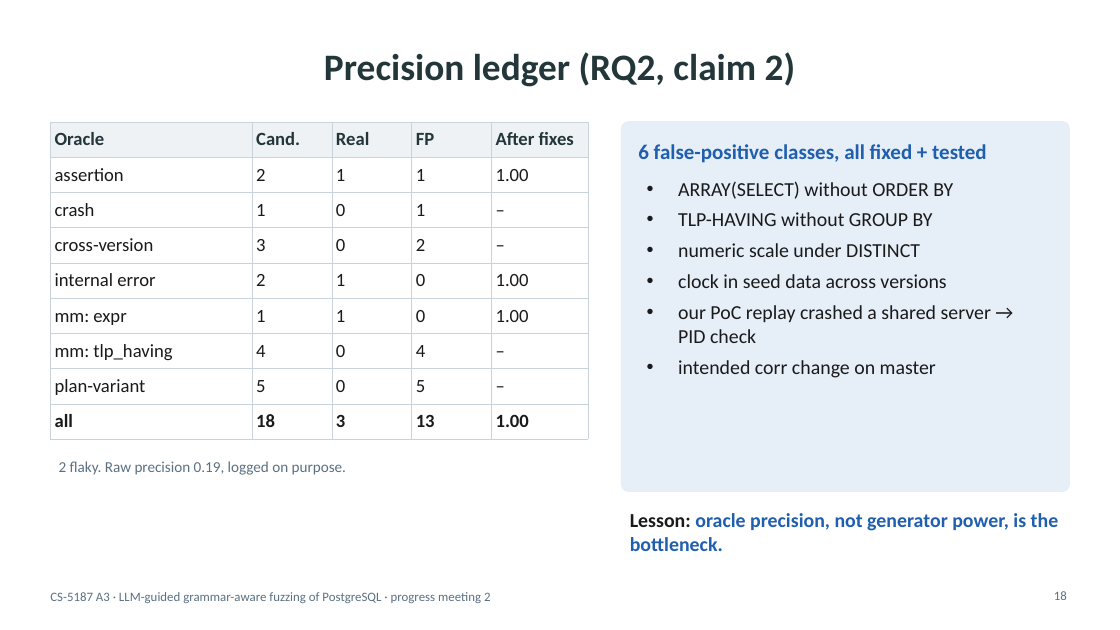
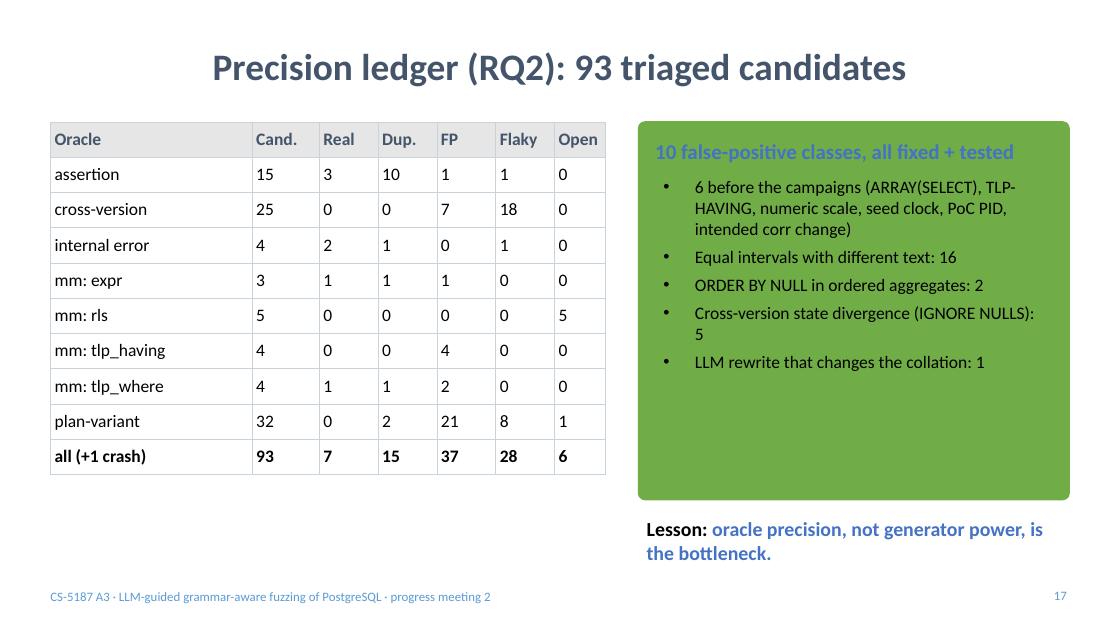
Before and after one commit to v28k/cs5187-term-project, a slide deck: slide 17 of docs/meeting2/slides/slides_meeting2.pptx (slide 18 before the commit). Drawn at 1120x630 pixels with LibreOffice and Linux fonts; fonts in the diff are those of the drawing. Boxes give left, top, right and bottom in pixels: in the first picture for what was removed or moved away, otherwise in the second. Text is boxed around its words. In the diff, an @@ line names an element or a change of style, - is before the commit and + after.

```diff
--- a/docs/meeting2/slides/slides_meeting2.pptx
+++ b/docs/meeting2/slides/slides_meeting2.pptx
@@ title at (213, 52, 906, 87): text changed; text colour #23373B to #44546A @@
-Precision ledger (RQ2, claim 2)
+Precision ledger (RQ2): 93 triaged candidates
@@ table at (50, 122, 605, 469) @@
-Oracle | Cand. | Real | FP | After fixes
-assertion | 2 | 1 | 1 | 1.00
-crash | 1 | 0 | 1 | –
-cross-version | 3 | 0 | 2 | –
-internal error | 2 | 1 | 0 | 1.00
-mm: expr | 1 | 1 | 0 | 1.00
-mm: tlp_having | 4 | 0 | 4 | –
-plan-variant | 5 | 0 | 5 | –
-all | 18 | 3 | 13 | 1.00
+Oracle | Cand. | Real | Dup. | FP | Flaky | Open
+assertion | 15 | 3 | 10 | 1 | 1 | 0
+cross-version | 25 | 0 | 0 | 7 | 18 | 0
+internal error | 4 | 2 | 1 | 0 | 1 | 0
+mm: expr | 3 | 1 | 1 | 1 | 0 | 0
+mm: rls | 5 | 0 | 0 | 0 | 0 | 5
+mm: tlp_having | 4 | 0 | 0 | 4 | 0 | 0
+mm: tlp_where | 4 | 1 | 1 | 2 | 0 | 0
+plan-variant | 32 | 0 | 2 | 21 | 8 | 1
+all (+1 crash) | 93 | 7 | 15 | 37 | 28 | 6
@@ table: place and size @@
-table at (50, 122, 588, 431)
+table at (50, 122, 605, 469)
@@ rounded rectangle: place and size @@
-rounded rectangle at (622, 122, 1070, 492)
+rounded rectangle at (639, 122, 1070, 500)
@@ rounded rectangle at (639, 122, 1070, 500): fill #E6EEF8 to #70AD47; outline #E6EEF8 1 pt to #70AD47 1 pt @@
@@ text at (655, 144, 1015, 162): text changed; text colour #1F5FAD to #4472C4 @@
-6 false-positive classes, all fixed + tested
+10 false-positive classes, all fixed + tested
@@ text at (695, 180, 1034, 371): text changed; size 17 to 15 pt; text colour #1A1A1A to #000000 @@
-• ARRAY(SELECT) without ORDER BY
-• TLP-HAVING without GROUP BY
-• numeric scale under DISTINCT
-• clock in seed data across versions
-• our PoC replay crashed a shared server → PID check
-• intended corr change on master
+• 6 before the campaigns (ARRAY(SELECT), TLP-HAVING, numeric scale, seed clock, PoC PID, intended corr change)
+• Equal intervals with different text: 16
+• ORDER BY NULL in ordered aggregates: 2
+• Cross-version state divergence (IGNORE NULLS): 5
+• LLM rewrite that changes the collation: 1
@@ text removed at (59, 461, 346, 475) @@
-2 flaky. Raw precision 0.19, logged on purpose.
@@ text "Lesson: oracle precision, not generator ...": place and size @@
-text "Lesson: oracle precision, not generator ..." at (630, 513, 1059, 551)
+text "Lesson: oracle precision, not generator ..." at (647, 522, 1043, 560)
@@ text "Lesson: oracle precision, not generator ..." at (647, 522, 1043, 560): text colour #1A1A1A to #000000 in "Lesson:"; text colour #1F5FAD to #4472C4 in "oracle precision, not generator power, is the ..." @@
@@ text "CS-5187 A3 · LLM-guided grammar-aware ..." at (50, 592, 490, 603): text colour #5B7083 to #5B9BD5 @@
@@ page number at (1054, 592, 1067, 600): text changed; text colour #5B7083 to #5B9BD5 @@
-18
+17
```
Also in this commit, not shown: 22 other slides changed, 3 slides added, 4 slides removed, 12 other files.
